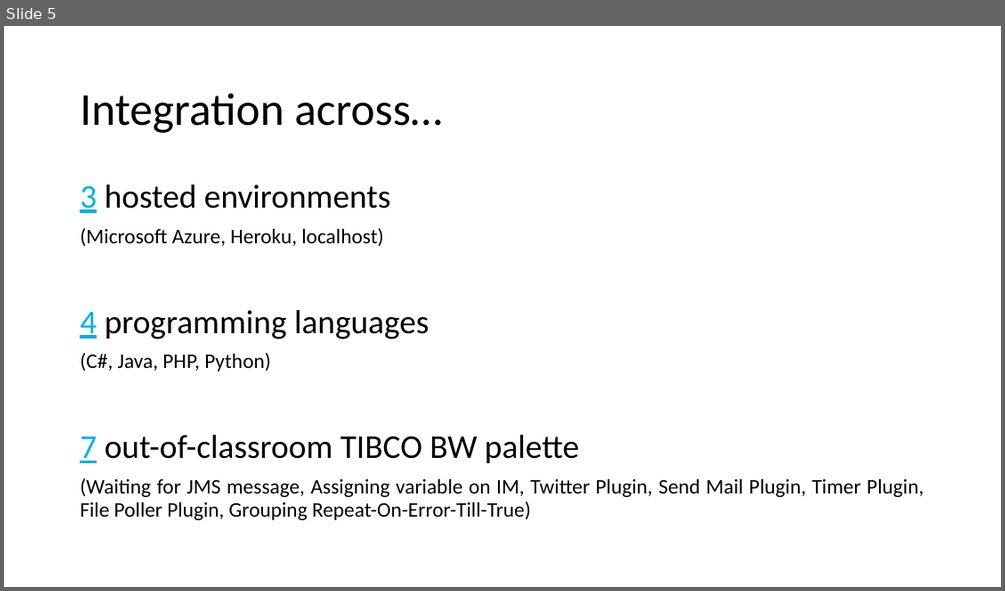
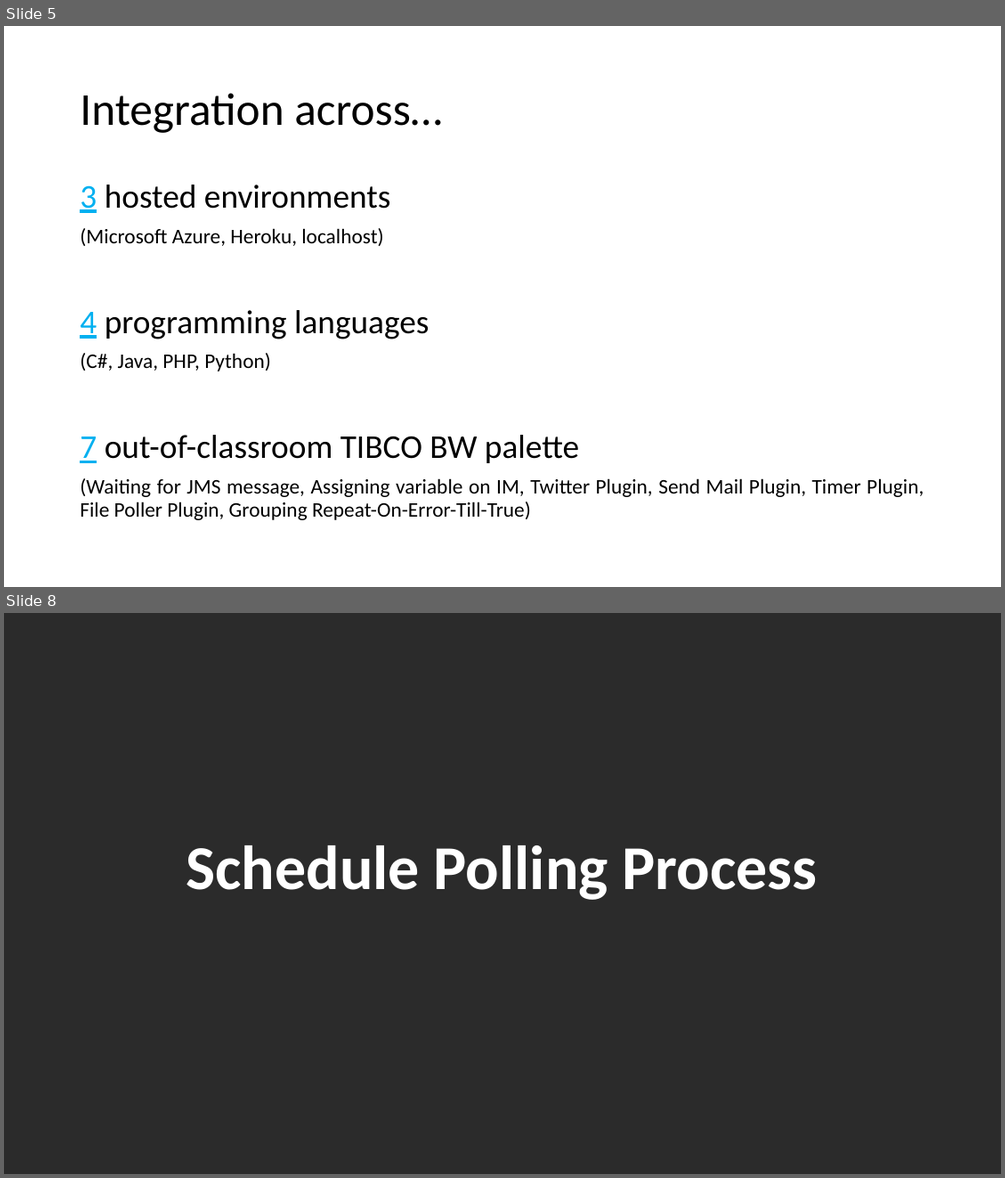
Before and after one commit to eugene-choy-2016/EI_Project, a slide deck: EI Presentation.pptx. Shown one above the other, each under a label of ours: slide 5 before the commit, slides 5 and 8 after it; the slides between them are not shown. The pictures are 1005x591 and 1005x1178 pixels, drawn with LibreOffice and Linux fonts; fonts in the diff are those of the drawing; background and template pictures are left out; a plain dark background stands for a picture behind light text. Boxes give left, top, right and bottom in pixels: in the first picture for what was removed or moved away, otherwise in the second. Text is boxed around its words. In the diff, an @@ line names an element or a change of style, - is before the commit and + after.

```diff
--- a/EI Presentation.pptx
+++ b/EI Presentation.pptx
@@ slide 8 added at [4,613,1001,1174], background picture (left out) @@
@@ title added at [186,845,817,900], 60 pt, text #FFFFFF, bold @@
+Schedule Polling Process
```
Also in this commit, not shown: 2 other slides added.
